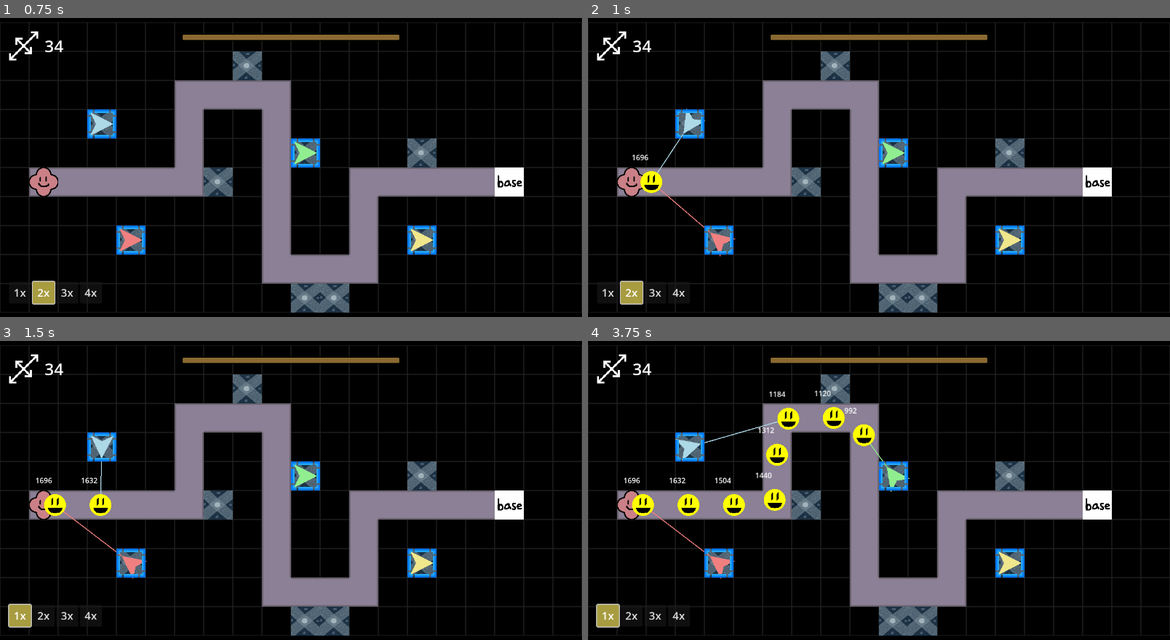
Above: before the commit, frames 1-4 (two rows, left to right).
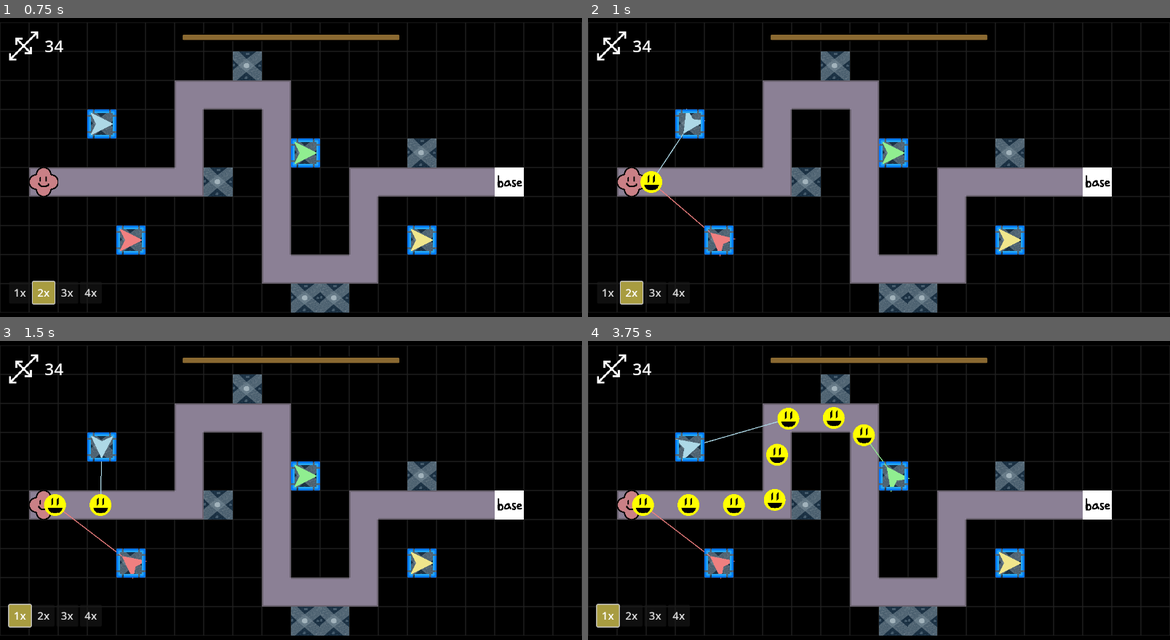
Above: after the commit, the same moments.

Repository: ladybunne/gmtk-game-jam-2024
Game: Godot game, scene res://MainScene.tscn
The game is run twice, just before and just after one commit, with the same random seed, the same clock (stepped at 60 frames per second) and the same inputs.
Inputs:
- Up to frame 1 (0.75 s): click "2x" at 0.5 s
- Up to frame 2 (1 s): no input
- Up to frame 3 (1.5 s): click "1x" at 1.25 s
- Up to frame 4 (3.75 s): click "3x" at 2 s; click "4x" at 2.75 s; click "1x" at 3.5 s

Frame 1 is identical in both runs. In frame 2, less than 0.1% of the frame differs, in the area x 7-11%, y 45-48%; in frame 3, less than 0.1%; in frame 4, 0.3%, in the area x 6-47%, y 16-48%.

Commit message:
Remove CURSED (no I will not explain)

Diff:
--- a/GameThings/Enemy.gd
+++ b/GameThings/Enemy.gd
@@ -31,8 +31,6 @@
 	velocity = current_agent_position.direction_to(next_path_position) * speed
 	move_and_slide()
 
-	$cursed.text = str(ceil(distance_to_base()))
-
 func distance_to_base():
 	# Ughhhhh.
 	# Thanks GitHub.
--- a/GameThings/Enemy.tscn
+++ b/GameThings/Enemy.tscn
@@ -42,9 +42,3 @@
 target_desired_distance = 5.0
 path_max_distance = 10.0
 path_postprocessing = 1
-
-[node name="cursed" type="RichTextLabel" parent="."]
-offset_left = -43.0
-offset_top = -66.0
-offset_right = 43.0
-offset_bottom = -33.0
